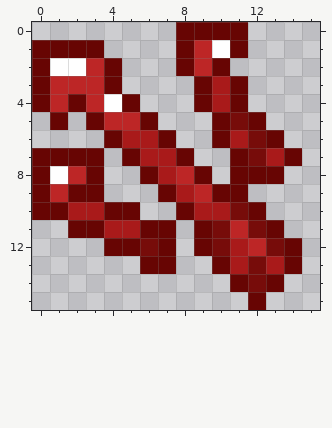
A pixel-art file gets an edit: Greed/Assets/Sprites/tools/Pickups/dart_pickup.aseprite. This is how it looked before the edit.
16x16 pixels, 1 frame.
Now the later version:
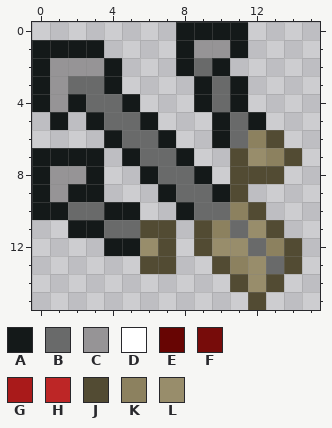
Palette (. is transparent): A #141919  B #696a6a  C #969496  D #ffffff  E #670503  F #770c0a  G #a91a1a  H #bd2626  J #524b33  K #8c815f  L #988d6b
The exact change:
@@ x 0..15 @@
- 0 ........EEEE....
- 1 EEEE....EHDE....
- 2 EDDHE...EHE.....
- 3 EHHHE....EGE....
- 4 EHEHDE...EGE....
- 5 .E.EHHE...EFE...
- 6 ....EGGE..EGFE..
- 7 EEEE.EGGE..EFGE.
- 8 EDHE..EGHE.EEE..
- 9 EHEE...EGHEE....
-10 EEGGEE..EGGFE...
-11 ..EEGGEE.EFHFE..
-12 ....EEFE.EFGHFE.
-13 ......EE..EGFGE.
-14 ...........EFE..
-15 ............E...
+ 0 ........AAAA....
+ 1 AAAA....ACCA....
+ 2 ACCCA...ABA.....
+ 3 ACBBA....ABA....
+ 4 ACABBA...ABA....
+ 5 .A.ABBA...ABA...
+ 6 ....ABBA..ABKJ..
+ 7 AAAA.ABBA..JLKJ.
+ 8 ACCA..ABBA.JJJ..
+ 9 ACAA...ABBAJ....
+10 AABBAA..ABBKJ...
+11 ..AABBJJ.JKBLJ..
+12 ....AALJ.JLLBKJ.
+13 ......JJ..JKLBJ.
+14 ...........JLJ..
+15 ............J...
